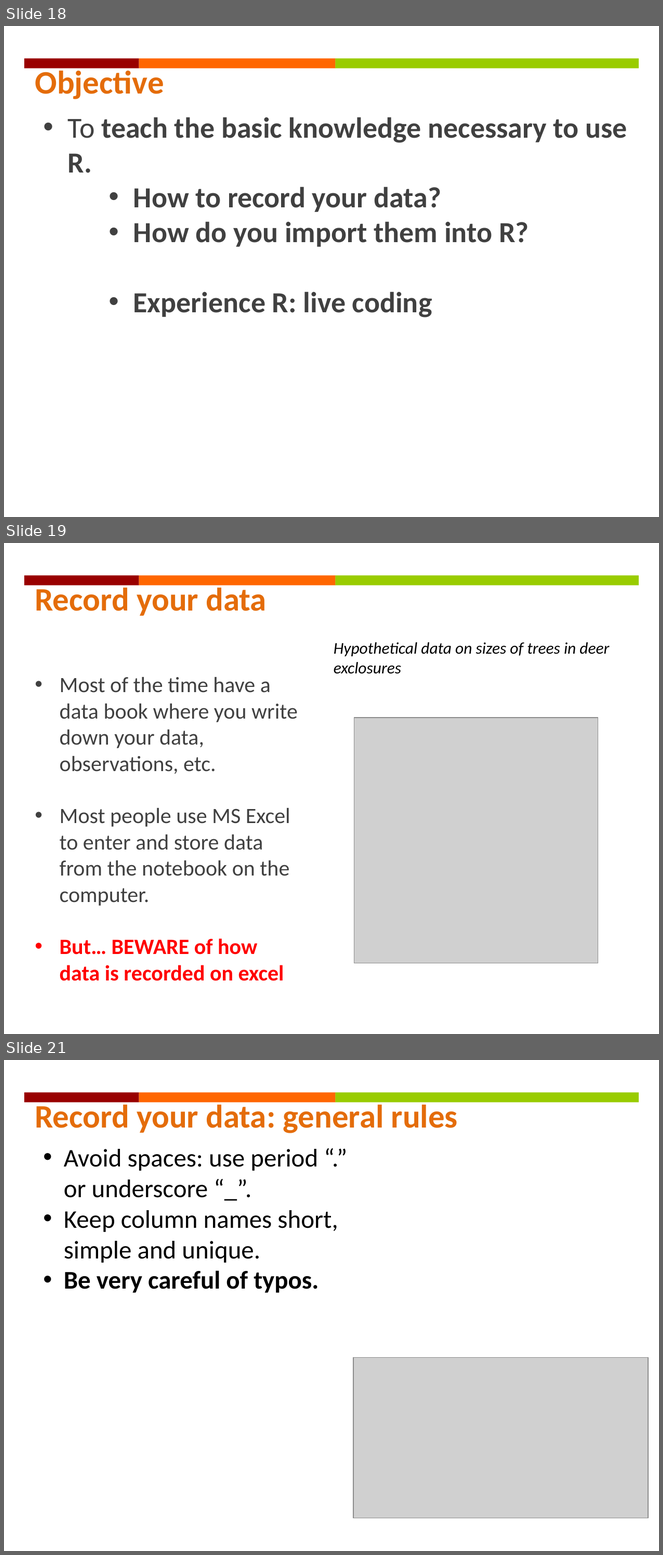
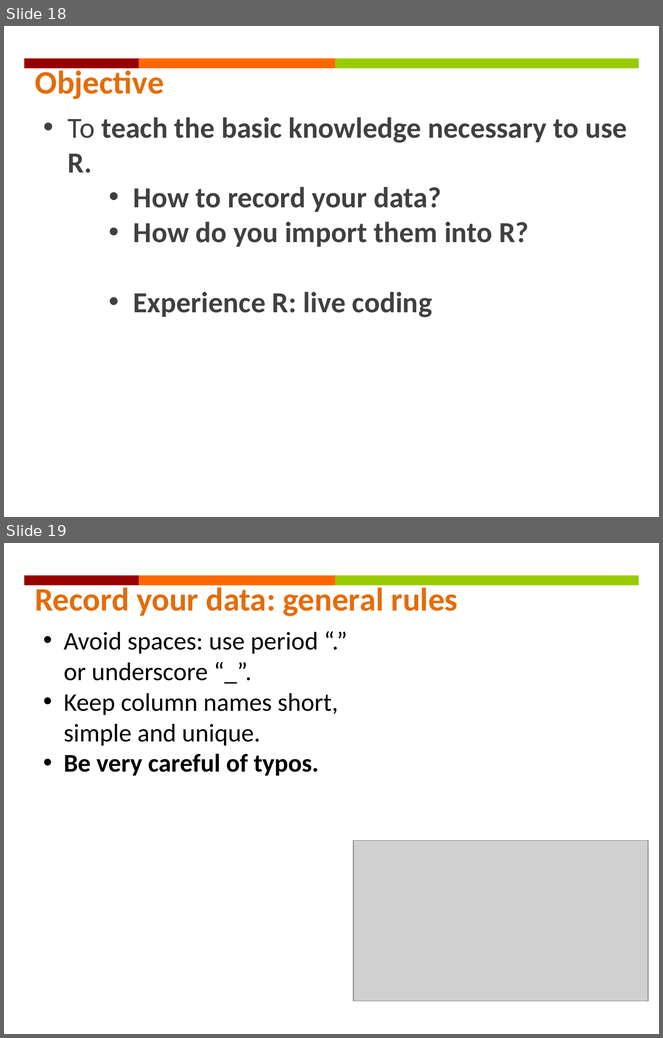
Before and after one commit to fidyras/MoH_course_2021, a slide deck: presentations/Day1_Rbasics.pptx. Shown one above the other, each under a label of ours: slides 18, 19 and 21 before the commit, slides 18 and 19 after it; the slides between them are not shown. The pictures are 663x1555 and 663x1038 pixels, drawn with LibreOffice and Linux fonts; fonts in the diff are those of the drawing; grey boxes stand for pictures. Boxes give left, top, right and bottom in pixels: in the first picture for what was removed or moved away, otherwise in the second. Text is boxed around its words. In the diff, an @@ line names an element or a change of style, - is before the commit and + after.

```diff
--- a/presentations/Day1_Rbasics.pptx
+++ b/presentations/Day1_Rbasics.pptx
@@ slide 19 removed at [4,543,659,1034], background #FFFFFF; not listed: 3 template elements that a slide beside it also shows @@
@@ text removed at [35,583,267,616] @@
-Record your data
@@ text removed at [334,642,609,674] @@
-Hypothetical data on sizes of trees in deer exclosures
@@ text removed at [60,677,298,981] @@
-• Most of the time have a data book where you write down your data, observations, etc.
-• Most people use MS Excel to enter and store data from the notebook on the computer.
-• But… BEWARE of how data is recorded on excel
@@ picture removed at [354,718,598,964] @@
@@ what was slide 21 is now slide 19 @@
```
Also in this commit, not shown: 2 slides changed, 2 slides added, 1 other slide removed, 11 other files.
